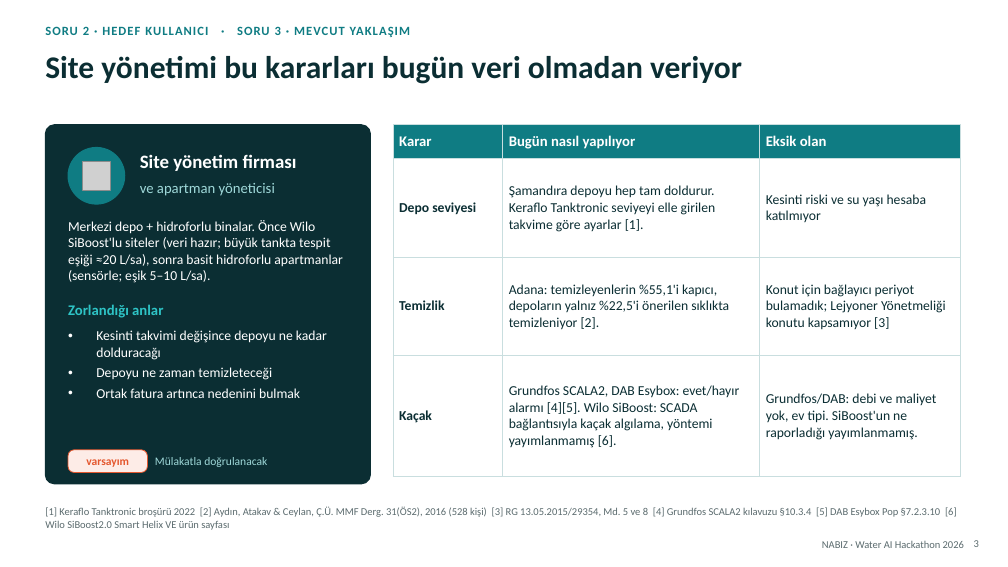
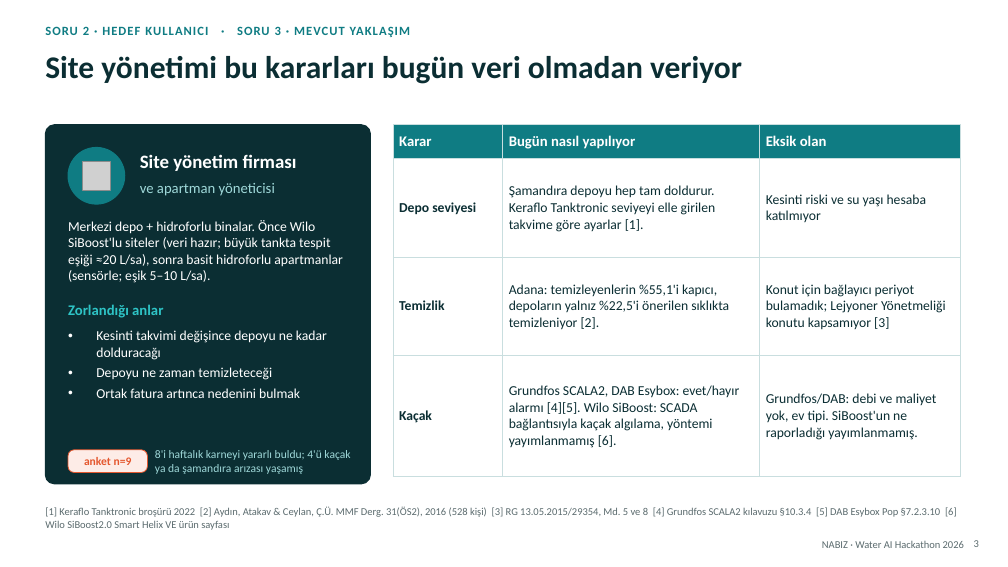
Before and after one commit to sayko89/willo, a slide deck: slide 3 of teslim/NABIZ_Proje_Fikri.pptx. Drawn at 1008x567 pixels with LibreOffice and Linux fonts; fonts in the diff are those of the drawing; grey boxes stand for pictures. Boxes give left, top, right and bottom in pixels: in the first picture for what was removed or moved away, otherwise in the second. Text is boxed around its words. In the diff, an @@ line names an element or a change of style, - is before the commit and + after.

```diff
--- a/teslim/NABIZ_Proje_Fikri.pptx
+++ b/teslim/NABIZ_Proje_Fikri.pptx
@@ text at [84, 457, 132, 465]: text changed @@
-varsayım
+anket n=9
@@ text at [155, 450, 350, 474]: text changed @@
-Mülakatla doğrulanacak
+8'i haftalık karneyi yararlı buldu; 4'ü kaçak ya da şamandıra arızası yaşamış
```
Also in this commit, not shown: 1 other slide changed, 8 other files.
